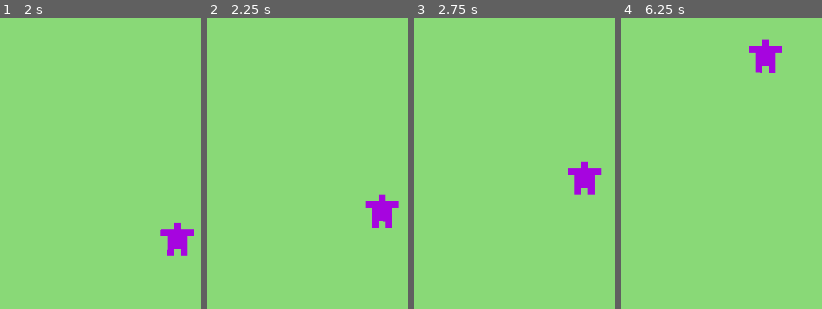
Above: before the commit, frames 1-4 (left to right).
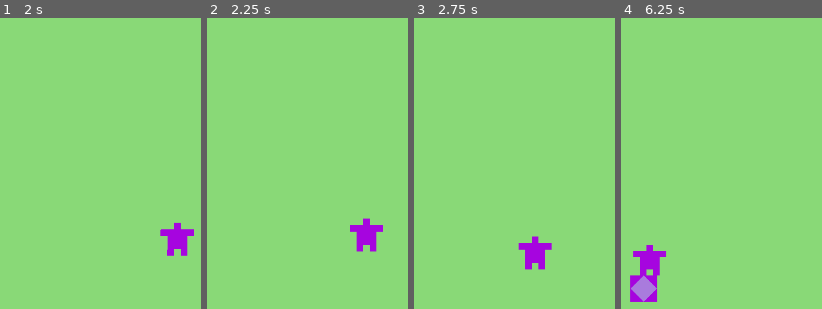
Above: after the commit, the same moments.

Repository: CanadianWaffl/Sandbox
Game: Godot game, scene res://Scenes/world.tscn
The game is run twice, just before and just after one commit, with the same random seed, the same clock (stepped at 60 frames per second) and the same inputs.
Inputs (mouse positions are in pixels of both pictures, inside the frame that each line leads up to):
- Up to frame 1 (2 s): tap Enter at 0.5 s; move the mouse to (outside the picture) at 0.52 s; click (outside the picture) at 0.67 s; tap Space at 1.25 s; move the mouse to (outside the picture) at 1.27 s; click (outside the picture) at 1.42 s
- Up to frame 2 (2.25 s): tap Enter at 2 s; move the mouse to (outside the picture) at 2.02 s; click (outside the picture) at 2.17 s
- Up to frame 3 (2.75 s): no input
- Up to frame 4 (6.25 s): move the mouse to (outside the picture) at 2.77 s; click (outside the picture) at 2.92 s; move the mouse to (outside the picture) at 3.52 s; click (outside the picture) at 3.67 s; move the mouse to (outside the picture) at 4.27 s; click (outside the picture) at 4.42 s; move the mouse to (795, 242) at 5.02 s; click (795, 242) at 5.17 s; move the mouse to (635, 131) at 5.77 s; click (635, 131) at 5.92 s

Frame 1 is identical in both runs. In frame 2, 2.1% of the frame differs, in the area x 71-96%, y 60-81%; in frame 3, 2.2%; in frame 4, 3.3%, in the area x 4-81%, y 7-98%.

Commit message:
it will build statues

Diff:
--- a/Scenes/guy.tscn
+++ b/Scenes/guy.tscn
@@ -5,6 +5,7 @@
 [ext_resource type="Script" uid="uid://c75jgr36ssf1q" path="res://Scripts/state_manager.gd" id="3_7b8b7"]
 [ext_resource type="Script" uid="uid://bemqjfyvvegij" path="res://Scripts/state_wander.gd" id="4_5adle"]
 [ext_resource type="Script" uid="uid://dp7vbfwprhcll" path="res://Scripts/state_idle.gd" id="5_bh7l2"]
+[ext_resource type="Script" uid="uid://dkrmxxi1hkaip" path="res://Scripts/state_build.gd" id="6_7b8b7"]
 
 [sub_resource type="Animation" id="Animation_7b8b7"]
 length = 0.001
@@ -31,6 +32,47 @@
 "transitions": PackedFloat32Array(1),
 "update": 0,
 "values": [0.0]
+}
+tracks/2/type = "value"
+tracks/2/imported = false
+tracks/2/enabled = true
+tracks/2/path = NodePath("Sprite2D:scale")
+tracks/2/interp = 1
+tracks/2/loop_wrap = true
+tracks/2/keys = {
+"times": PackedFloat32Array(0),
+"transitions": PackedFloat32Array(1),
+"update": 0,
+"values": [Vector2(1, 1)]
+}
+
+[sub_resource type="Animation" id="Animation_y13ms"]
+resource_name = "building"
+length = 1.0333333
+loop_mode = 1
+tracks/0/type = "value"
+tracks/0/imported = false
+tracks/0/enabled = true
+tracks/0/path = NodePath("Sprite2D:rotation")
+tracks/0/interp = 1
+tracks/0/loop_wrap = true
+tracks/0/keys = {
+"times": PackedFloat32Array(0, 0.2, 0.43),
+"transitions": PackedFloat32Array(1, 1, 1),
+"update": 0,
+"values": [0.0, 0.21676388, 0.0]
+}
+tracks/1/type = "value"
+tracks/1/imported = false
+tracks/1/enabled = true
+tracks/1/path = NodePath("Sprite2D:scale")
+tracks/1/interp = 1
+tracks/1/loop_wrap = true
+tracks/1/keys = {
+"times": PackedFloat32Array(0.45, 0.76, 1.0333333),
+"transitions": PackedFloat32Array(1, 1, 1),
+"update": 0,
+"values": [Vector2(1, 1), Vector2(1, 0.7293021), Vector2(1, 1)]
 }
 
 [sub_resource type="Animation" id="Animation_bh7l2"]
@@ -70,6 +112,7 @@
 [sub_resource type="AnimationLibrary" id="AnimationLibrary_y13ms"]
 _data = {
 &"RESET": SubResource("Animation_7b8b7"),
+&"building": SubResource("Animation_y13ms"),
 &"idle": SubResource("Animation_bh7l2"),
 &"wandering": SubResource("Animation_5adle")
 }
@@ -96,5 +139,9 @@
 script = ExtResource("5_bh7l2")
 state_name = "Idle"
 
+[node name="State-Build" type="Node" parent="StateManager" unique_id=118715716]
+script = ExtResource("6_7b8b7")
+state_name = "Build"
+
 [node name="AnimationPlayer" type="AnimationPlayer" parent="." unique_id=509888566]
 libraries/ = SubResource("AnimationLibrary_y13ms")
--- /dev/null
+++ b/Scenes/statue.tscn
@@ -0,0 +1,12 @@
+[gd_scene format=3 uid="uid://bldwahr3dtkoh"]
+
+[ext_resource type="Script" uid="uid://by52nq7tgbpk1" path="res://Scripts/statue.gd" id="1_iuhq3"]
+
+[node name="Statue" type="Node2D" unique_id=1485133094]
+script = ExtResource("1_iuhq3")
+
+[node name="Base" type="Polygon2D" parent="." unique_id=1310783327]
+polygon = PackedVector2Array(-8, -8, 8, -8, 8, 8, -8, 8)
+
+[node name="Top" type="Polygon2D" parent="." unique_id=1343410670]
+polygon = PackedVector2Array(0, -8, 8, 0, 0, 8, -8, 0)
--- a/Scripts/guy.gd
+++ b/Scripts/guy.gd
@@ -1,10 +1,14 @@
 extends CharacterBody2D
 
 @onready var state_man: StateManager = $StateManager
+@onready var statue := "res://Scenes/statue.tscn"
+
+var body_col: Color
 
 var return_point: Vector2
 
 func _ready() -> void:
-	modulate = Color(randf(), randf(), randf(), 1.0)
+	body_col = Color(randf(), randf(), randf(), 1.0)
+	modulate = body_col
 	return_point = position
 	print("return point set at " + str(position))
--- a/Scripts/state.gd
+++ b/Scripts/state.gd
@@ -11,6 +11,12 @@
 func exit() -> void:
 	pass
 
+func _cleanup() -> void:
+	for child in instanced_children:
+		child.queue_free()
+
+	instanced_children = []
+
 func update(delta: float) -> void:
 	pass
 
--- /dev/null
+++ b/Scripts/state_build.gd
@@ -0,0 +1,23 @@
+extends State
+
+var build_locations: Array[Vector2i]
+
+func enter() -> void:
+	owner.find_child("AnimationPlayer").play("building")
+
+	var switch_timer := Timer.new()
+	add_child(switch_timer)
+	instanced_children.append(switch_timer)
+	switch_timer.timeout.connect(timeout)
+	switch_timer.start(2.0)
+
+
+func timeout():
+	var statue = load(owner.statue).instantiate()
+	statue.base_col = owner.body_col
+	statue.top_col = Color(randf(), randf(), randf(), randf_range(0.5, 1.0))
+	statue.position = owner.position + Vector2(0, 4)
+	build_locations.append(statue.position)
+	owner.get_parent().add_child(statue)
+
+	state_manager.transition_to("Wander")
--- a/Scripts/state_idle.gd
+++ b/Scripts/state_idle.gd
@@ -10,12 +10,5 @@
 	switch_timer.start(2.0)
 
 
-func exit() -> void:
-	for child in instanced_children:
-		child.queue_free()
-
-	instanced_children = []
-
-
 func timeout():
 	state_manager.transition_to("Wander")
--- a/Scripts/state_manager.gd
+++ b/Scripts/state_manager.gd
@@ -40,8 +40,9 @@
 	if new_state in state_dict:
 		ns = state_dict[new_state]
 
-	print("Transitioning states from %s to %s" % [current_state.state_name, new_state])
+	#print("Transitioning states from %s to %s" % [current_state.state_name, new_state])
 
+	current_state._cleanup()
 	current_state.exit()
 	current_state = ns
 	current_state.enter()
--- a/Scripts/state_wander.gd
+++ b/Scripts/state_wander.gd
@@ -14,14 +14,11 @@
 func enter() -> void:
 	owner.find_child("AnimationPlayer").play("wandering")
 
-	var rand_angle = randf_range(0, TAU)
-	var rand_dist = randf_range(MIN_WANDER, MAX_WANDER)
-
 	if owner.position.distance_to(owner.return_point) > WANDER_RANGE:
-		print("Too far from " + str(owner.return_point))
-		target_pos = Vector2(owner.return_point.x + cos(rand_angle)*rand_dist, owner.return_point.y + sin(rand_angle)*rand_dist)
+		#print("Too far from " + str(owner.return_point))
+		choose_destination(owner.return_point, 0, WANDER_RANGE)
 	else:
-		target_pos = Vector2(owner.position.x + cos(rand_angle)*rand_dist, owner.position.y + sin(rand_angle)*rand_dist)
+		choose_destination(owner.position, MIN_WANDER, MAX_WANDER)
 
 	target_dir = target_pos - owner.position
 	target_dir = target_dir.normalized()
@@ -32,4 +29,17 @@
 		owner.position += target_dir * MOVESPEED
 		if owner.position.distance_squared_to(target_pos) < 10: #arbitrary value but seems to work well
 			owner.position == target_pos
-			state_manager.transition_to("Idle")
+			if randf() < 0.05:
+				state_manager.transition_to("Build")
+			else:
+				state_manager.transition_to("Idle")
+
+
+func choose_destination(center: Vector2, min_dist: float, max_dist: float, min_angle := 0.0, max_angle := TAU):
+	var rand_angle = randf_range(min_angle, max_angle)
+	var rand_dist = randf_range(min_dist, max_dist)
+
+	target_pos = Vector2(center.x + cos(rand_angle)*rand_dist, center.y + sin(rand_angle)*rand_dist)
+
+	target_dir = target_pos - owner.position
+	target_dir = target_dir.normalized()
--- /dev/null
+++ b/Scripts/statue.gd
@@ -0,0 +1,19 @@
+extends Node2D
+
+@onready var base_col: Color
+@onready var top_col: Color
+
+func _ready() -> void:
+	var points: int = randi_range(2, 8) * 2
+	var step: float = TAU / points
+	var scale: float = 8.0
+
+	var arr: Array[Vector2] = []
+
+	for p in range(points):
+		arr.append(Vector2(cos(p * step) * scale, sin(p * step) * scale))
+
+	$Top.polygon = PackedVector2Array(arr)
+
+	$Base.color = base_col
+	$Top.color = top_col
--- a/Scripts/world.gd
+++ b/Scripts/world.gd
@@ -17,9 +17,9 @@
 		elif event.button_index == MOUSE_BUTTON_MIDDLE and not event.pressed:
 			moving_camera = false
 		if event.button_index == MOUSE_BUTTON_WHEEL_UP and event.pressed:
+			camera.zoom += Vector2(0.1, 0.1)
+		elif event.button_index == MOUSE_BUTTON_WHEEL_DOWN and event.pressed:
 			camera.zoom -= Vector2(0.1, 0.1)
-		elif event.button_index == MOUSE_BUTTON_WHEEL_DOWN and event.pressed:
-			camera.zoom += Vector2(0.1, 0.1)
 
 	if event is InputEventMouseMotion and moving_camera:
 		camera.position -= event.relative
Not shown, added: Scripts/state_build.gd.uid
Not shown, added: Scripts/statue.gd.uid
